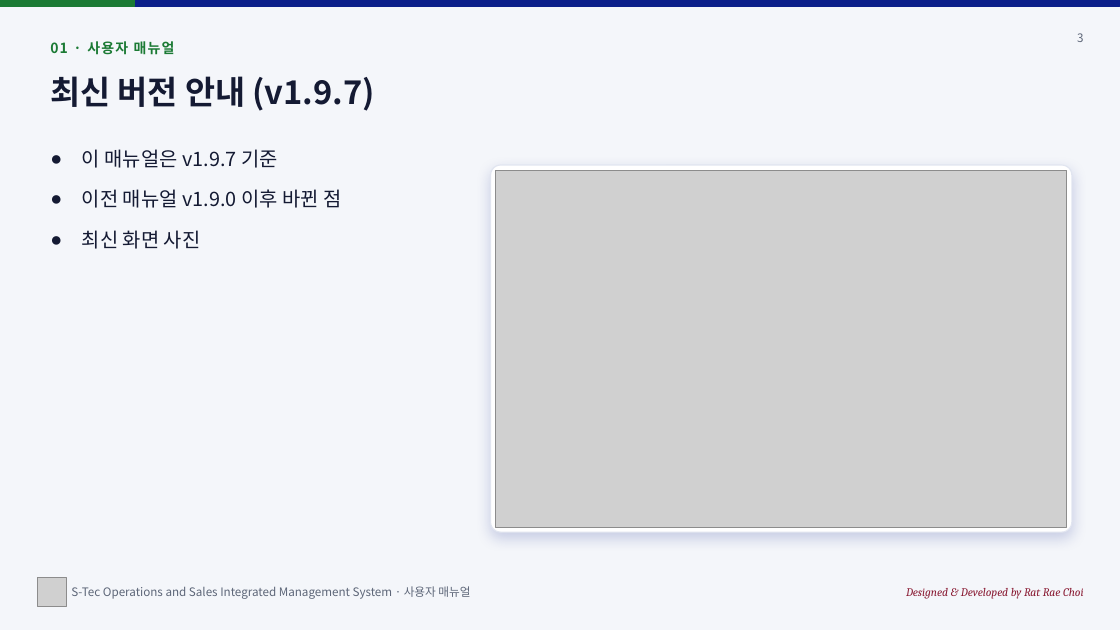
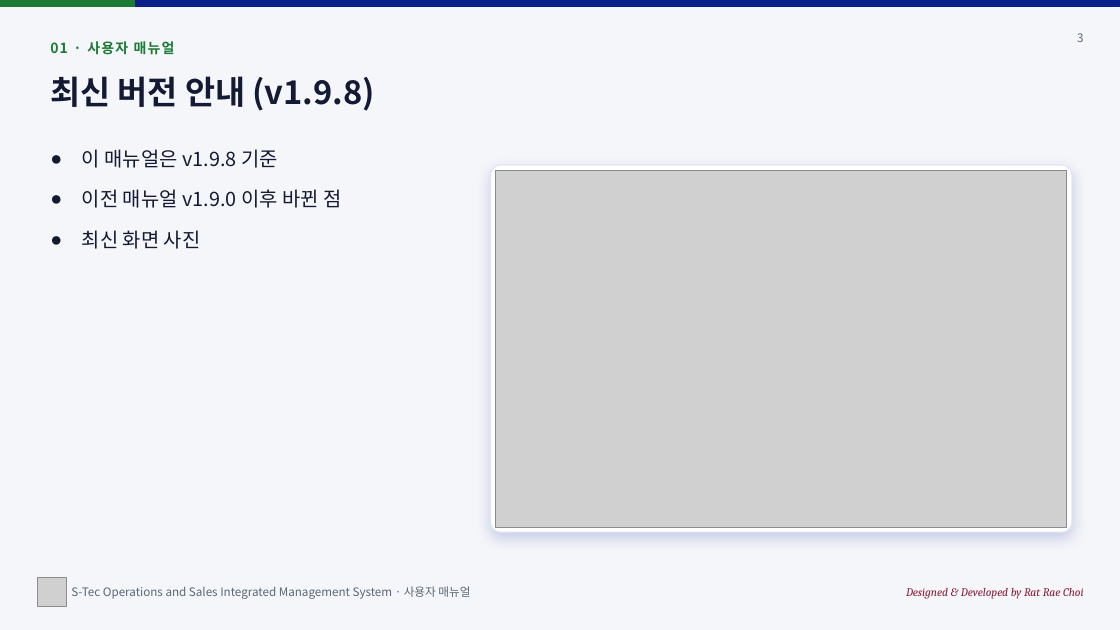
Before and after one commit to sadness500-boop/S-Tec-Operations-and-Sales-Integrated-Management-System, a slide deck: slide 3 of manuals/stec-user-manual.pptx. Drawn at 1120x630 pixels with LibreOffice and Linux fonts; fonts in the diff are those of the drawing; grey boxes stand for pictures. Boxes give left, top, right and bottom in pixels: in the first picture for what was removed or moved away, otherwise in the second. Text is boxed around its words. In the diff, an @@ line names an element or a change of style, - is before the commit and + after.

```diff
--- a/manuals/stec-user-manual.pptx
+++ b/manuals/stec-user-manual.pptx
@@ text at (50, 76, 375, 111): text changed @@
-최신 버전 안내 (v1.9.7)
+최신 버전 안내 (v1.9.8)
@@ text at (82, 149, 278, 168): text changed @@
-● 이 매뉴얼은 v1.9.7 기준
+● 이 매뉴얼은 v1.9.8 기준
```
Also in this commit, not shown: 12 other slides changed, 2 slides added, 4 other files.
